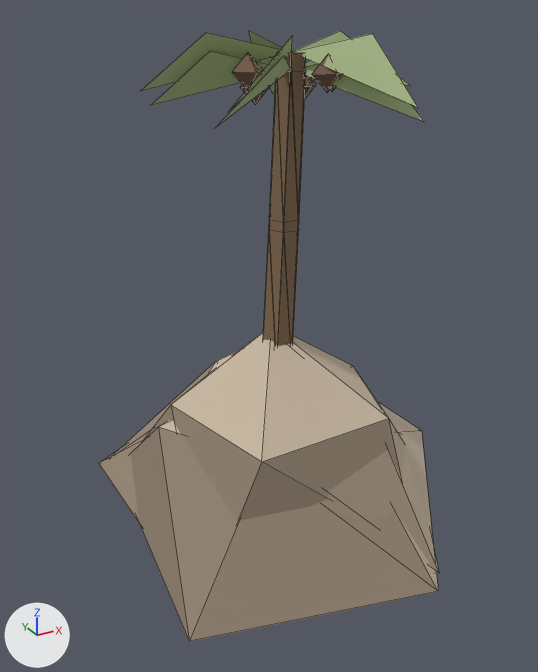
An edit to the glTF model public/assets/3d/props/desert-rock-0.glb, drawn before and after from the same camera.
Camera for both pictures: a camera (50 mm lens) standing at (-1.05, -1.859, 1.5) and looking at (-0.034, -0.012, 0.576). Every picture has the same lights, and +X, +Y and +Z are marked at lower left. The older version comes first. Mesh edges are drawn as thin lines. Vertices at exactly the same position are counted once.

Objects in the first picture: 'desert-palm-0', 'desert-palm-1', 'desert-rock-0', 'desert-rock-1'.
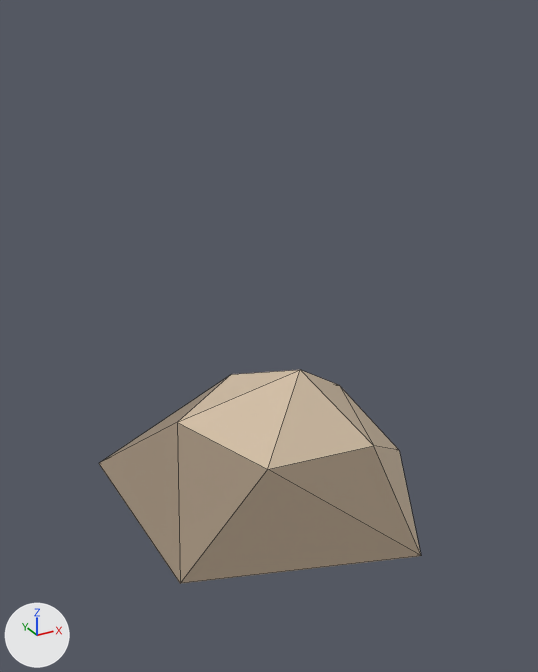
Boxes [x1, y1, x2, y2] around the edits, measured in the pictures (538 x 672 px):
'desert-rock-1', deleted
    before: [130, 333, 438, 642]
    faces in mat_dr_shdw_1 (brown #90816f): [130, 405, 438, 642]
    faces in mat_dr_sun_1 (beige #c8b8a2): [159, 333, 438, 590]
'desert-rock-0', reshaped (mostly hidden before)
    before: [99, 351, 439, 574]
    after: [99, 370, 421, 583]
'desert-palm-1', deleted
    before: [141, 31, 418, 346]
    faces in mat_dp_trunk_1 (brown #816950): [263, 51, 306, 346]
    faces in mat_dp_frond_1 (greyish green #a0ad81): [141, 31, 418, 111]
    faces in mat_dp_coco_1 (brown #765945): [232, 53, 343, 92]
'desert-palm-0', deleted
    before: [152, 51, 424, 331]
    faces in mat_dp_frond_0 (greyish green #a0ad81): [152, 51, 424, 127]
    faces in mat_dp_coco_0 (brown #765945): [240, 75, 316, 104]
part 1 of me_desert_rock_0, deleted (mostly hidden)
    before: [119, 351, 439, 574]

The change, as a list of edits to the scene's bpy script:
```text
Change me_desert_rock_0:
    used by ob_desert_rock_0; location = (0.0, 0.0, 0.0)
    remove me_desert_rock_0.from_pydata(...)  # 23 vertices, 40 faces; spans x -0.488..0.598, y -0.6..0.659, z 0.0..0.558
    add me_desert_rock_0.from_pydata(...)  # 12 vertices, 20 faces; spans x -0.488..0.514, y -0.516..0.659, z 0.0..0.469
    me_desert_rock_0 part 1
    11 vertices are removed from x -0.47..0.598, y -0.6..0.577, z 0.0..0.558
    20 faces are deleted
Remove ob_desert_rock_1:
    ob_desert_rock_1 = bpy.data.objects.new('desert-rock-1', me_desert_rock_1)
    ob_desert_rock_1.location = (0.0, 0.0, 0.0)
Remove ob_desert_palm_0:
    ob_desert_palm_0 = bpy.data.objects.new('desert-palm-0', me_desert_palm_0)
    ob_desert_palm_0.location = (0.0, 0.0, 0.0)
Remove ob_desert_palm_1:
    ob_desert_palm_1 = bpy.data.objects.new('desert-palm-1', me_desert_palm_1)
    ob_desert_palm_1.location = (0.0, 0.0, 0.0)
```
